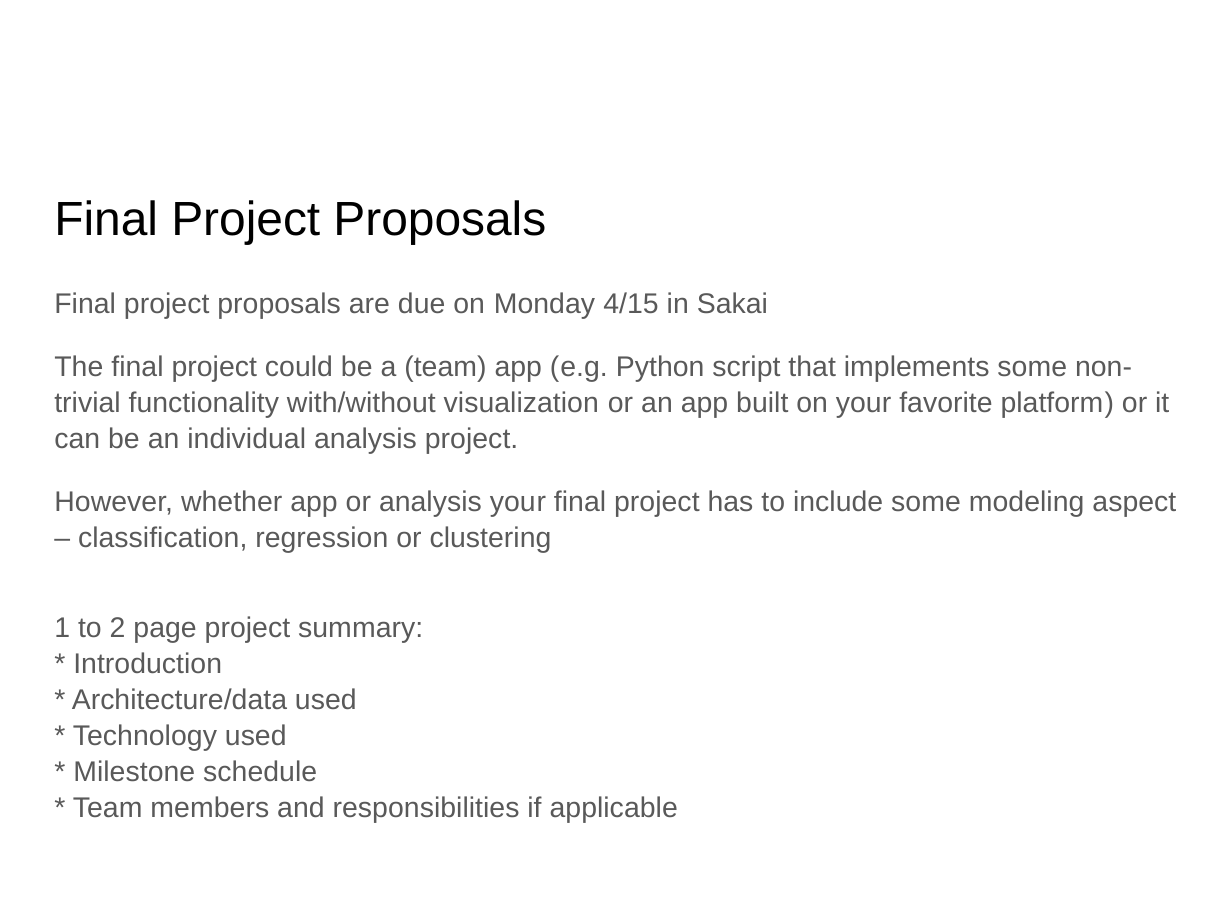
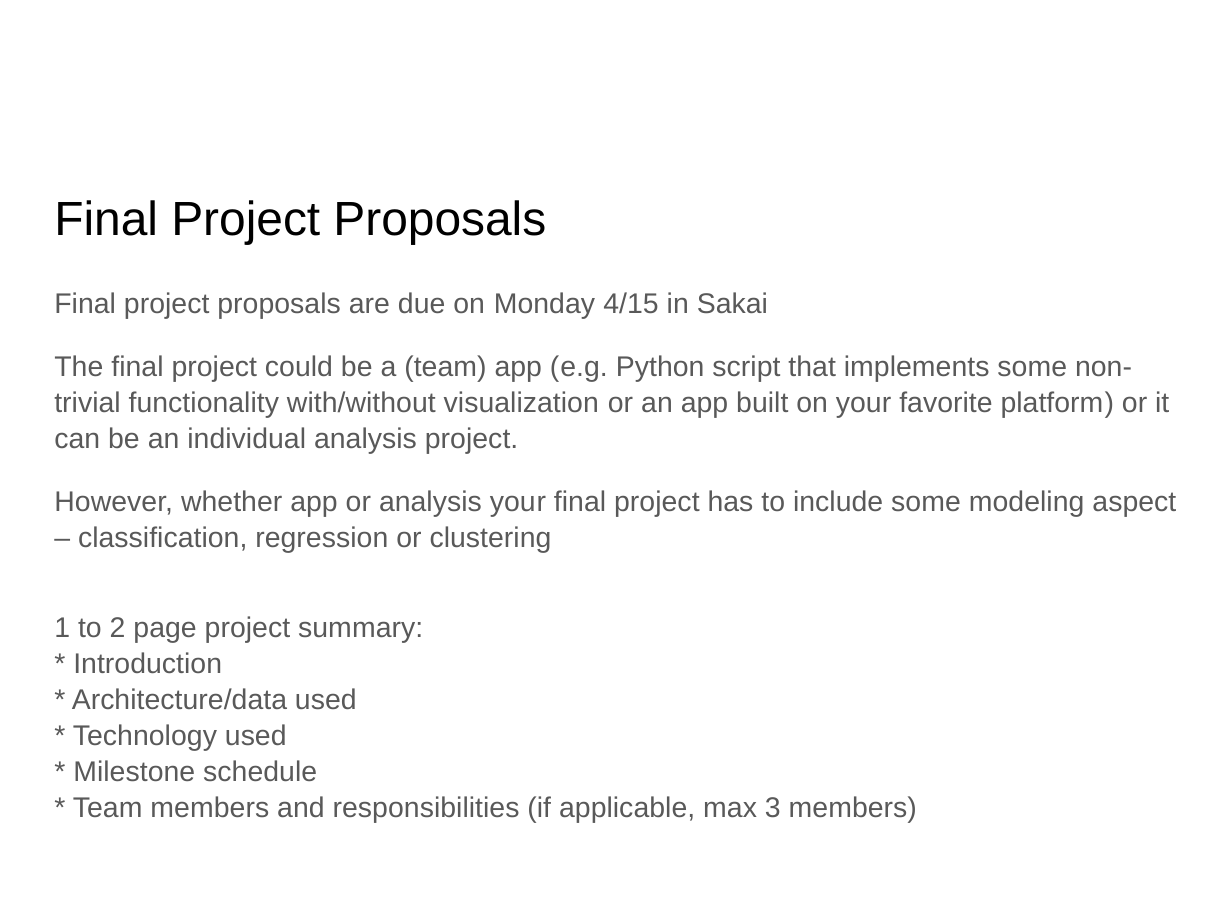
Before and after one commit to lutzhamel/CSC310, a slide deck: slide 20 of 17-unsupervised-learning.pptx. Drawn at 1232x924 pixels with LibreOffice and Linux fonts; fonts in the diff are those of the drawing. Boxes give left, top, right and bottom in pixels: in the first picture for what was removed or moved away, otherwise in the second. Text is boxed around its words. In the diff, an @@ line names an element or a change of style, - is before the commit and + after.

```diff
--- a/17-unsupervised-learning.pptx
+++ b/17-unsupervised-learning.pptx
@@ text at bbox=[54, 616, 917, 822]: text changed @@
-1 to 2 page project summary:
-* Introduction
-* Architecture/data used
-* Technology used
-* Milestone schedule
-* Team members and responsibilities if applicable
+1 to 2 page project summary:
+* Introduction
+* Architecture/data used
+* Technology used
+* Milestone schedule
+* Team members and responsibilities (if applicable, max 3 members)
```
Also in this commit, not shown: 7 other files.
